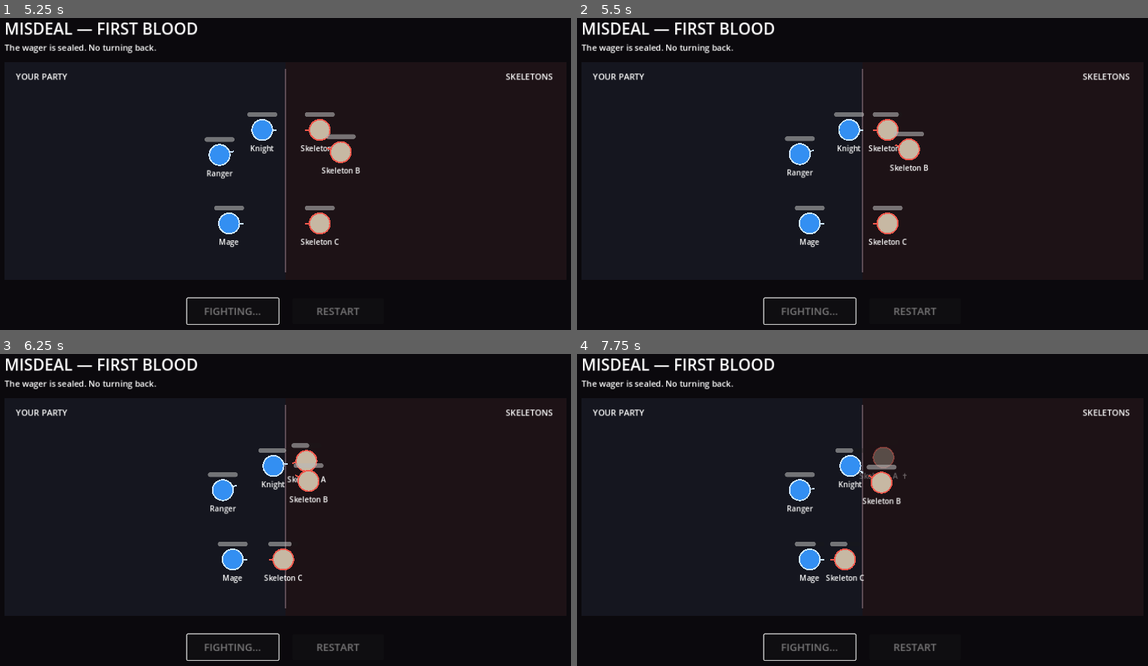
Above: before the commit, frames 1-4 (two rows, left to right).
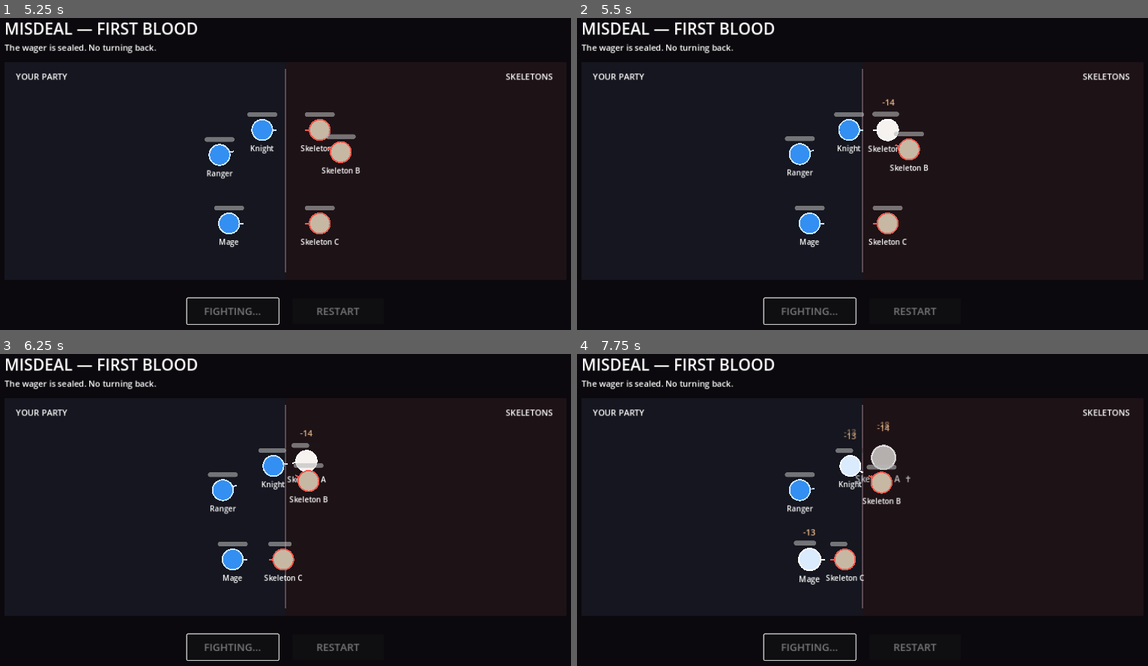
Above: after the commit, the same moments.

Repository: zampolit73/Misdeal
Game: Godot game, scene res://scenes/main/main.tscn
The game is run twice, just before and just after one commit, with the same random seed, the same clock (stepped at 60 frames per second) and the same inputs.
Inputs (mouse positions are in pixels of both pictures, inside the frame that each line leads up to):
- Up to frame 1 (5.25 s): click "ENTER THE GAME" at 0.5 s; click "FIGHT" at 1.25 s; move the mouse to (416, 158) at 2.02 s; click (416, 158) at 2.17 s; drag from (165, 192) to (256, 242) at 2.77 s; move the mouse to (342, 99) at 3.52 s; click (342, 99) at 3.67 s; drag from (256, 242) to (108, 124) at 4.27 s; move the mouse to (462, 223) at 5.02 s; click (462, 223) at 5.17 s
- Up to frame 2 (5.5 s): no input
- Up to frame 3 (6.25 s): drag from (108, 460) to (194, 425) at 5.77 s
- Up to frame 4 (7.75 s): move the mouse to (891, 510) at 6.52 s; click (891, 510) at 6.67 s; drag from (771, 425) to (742, 528) at 7.27 s

Frame 1 is identical in both runs. In frame 2, 0.3% of the frame differs, in the area x 50-57%, y 25-43%; in frame 3, 0.2%; in frame 4, 1.0%, in the area x 37-59%, y 21-75%.

Commit message:
Add combat hit and death feedback

Diff:
--- a/scripts/battle/unit.gd
+++ b/scripts/battle/unit.gd
@@ -26,6 +26,10 @@
 var dragging := false
 var drag_offset := Vector2.ZERO
 var drag_origin := Vector2.ZERO
+
+var hit_flash_time := 0.0
+var hit_pulse_tween: Tween
+var death_tween: Tween
 
 @onready var name_label: Label = $NameLabel
 @onready var health_bar: ProgressBar = $HealthBar
@@ -113,6 +117,10 @@
 	return false
 
 func _process(delta: float) -> void:
+	if hit_flash_time > 0.0:
+		hit_flash_time = maxf(0.0, hit_flash_time - delta)
+		queue_redraw()
+
 	if not combat_started or not alive:
 		return
 
@@ -198,12 +206,46 @@
 	if not alive:
 		return
 
+	_show_damage_number(amount)
+	_play_hit_feedback()
+
 	hp = maxf(0.0, hp - amount)
 	health_bar.value = hp
 	queue_redraw()
 
 	if hp <= 0.0:
 		_die()
+
+func _play_hit_feedback() -> void:
+	hit_flash_time = 0.12
+
+	if hit_pulse_tween != null and hit_pulse_tween.is_valid():
+		hit_pulse_tween.kill()
+
+	scale = Vector2(1.12, 1.12)
+	hit_pulse_tween = create_tween()
+	hit_pulse_tween.tween_property(self, "scale", Vector2.ONE, 0.14).set_trans(Tween.TRANS_BACK).set_ease(Tween.EASE_OUT)
+
+func _show_damage_number(amount: float) -> void:
+	if get_parent() == null:
+		return
+
+	var damage_label := Label.new()
+	damage_label.text = "-%d" % int(round(amount))
+	damage_label.position = position + Vector2(-28.0, -70.0)
+	damage_label.size = Vector2(56.0, 28.0)
+	damage_label.horizontal_alignment = HORIZONTAL_ALIGNMENT_CENTER
+	damage_label.mouse_filter = Control.MOUSE_FILTER_IGNORE
+	damage_label.z_index = 2000
+	damage_label.add_theme_font_size_override("font_size", 18)
+	damage_label.add_theme_color_override("font_color", Color(1.0, 0.78, 0.58, 1.0))
+	get_parent().add_child(damage_label)
+
+	var float_tween := damage_label.create_tween()
+	float_tween.set_parallel(true)
+	float_tween.tween_property(damage_label, "position", damage_label.position + Vector2(0.0, -30.0), 0.42)
+	float_tween.tween_property(damage_label, "modulate:a", 0.0, 0.42)
+	float_tween.chain().tween_callback(damage_label.queue_free)
 
 func _die() -> void:
 	alive = false
@@ -213,13 +255,25 @@
 	target = null
 	health_bar.value = 0.0
 	name_label.text = "%s  ✝" % display_name
-	modulate.a = 0.35
+
+	if hit_pulse_tween != null and hit_pulse_tween.is_valid():
+		hit_pulse_tween.kill()
+
+	death_tween = create_tween()
+	death_tween.set_parallel(true)
+	death_tween.tween_property(self, "scale", Vector2(0.72, 0.72), 0.22).set_trans(Tween.TRANS_BACK).set_ease(Tween.EASE_IN)
+	death_tween.tween_property(self, "modulate:a", 0.22, 0.22)
+
 	queue_redraw()
 	died.emit(self)
 
 func _draw() -> void:
 	var body_color := Color(0.20, 0.56, 0.95, 1.0) if team == 0 else Color(0.78, 0.72, 0.64, 1.0)
 	var outline_color := Color(0.80, 0.90, 1.0, 1.0) if team == 0 else Color(0.95, 0.35, 0.30, 1.0)
+
+	if hit_flash_time > 0.0:
+		body_color = body_color.lerp(Color.WHITE, 0.82)
+		outline_color = Color.WHITE
 
 	draw_circle(Vector2.ZERO, body_radius, body_color)
 	draw_arc(Vector2.ZERO, body_radius, 0.0, TAU, 32, outline_color, 3.0)
